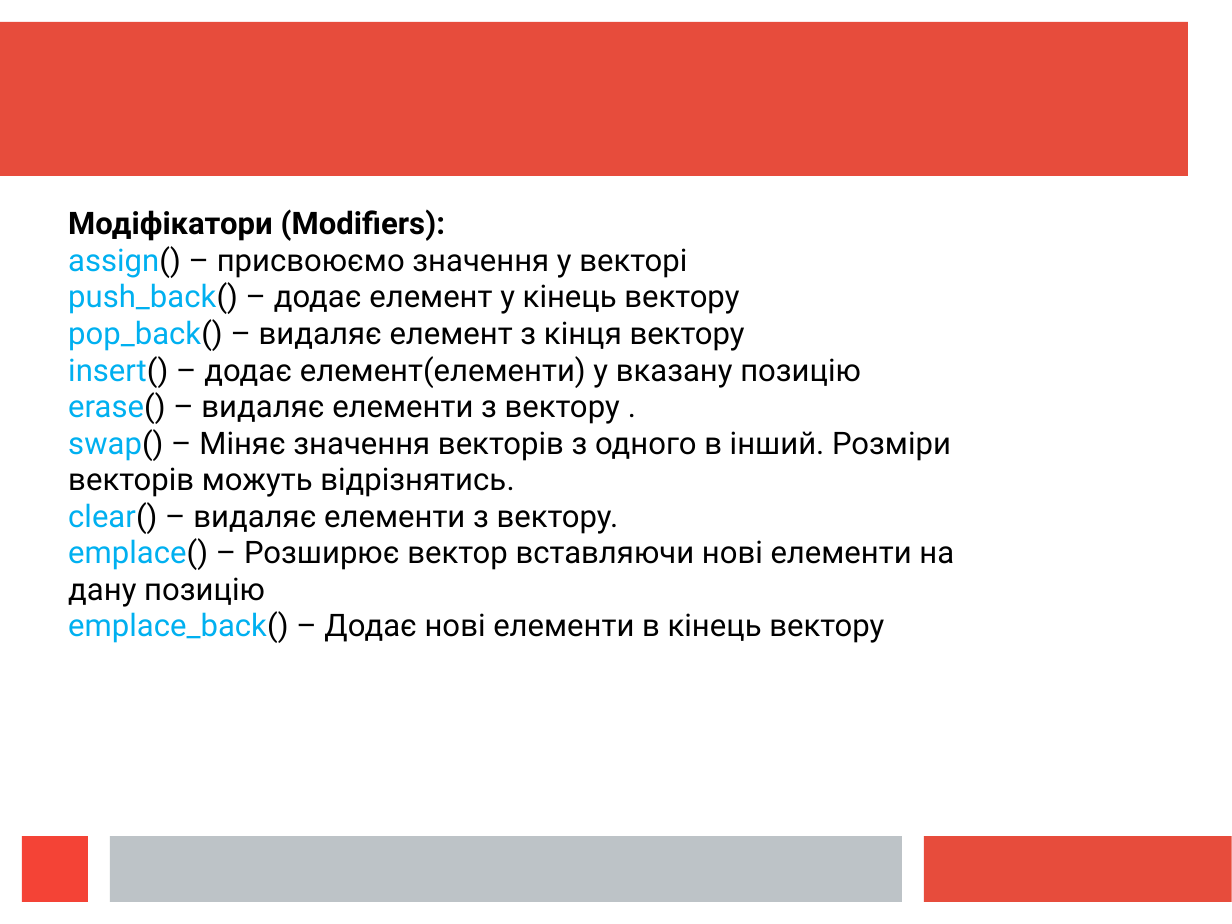
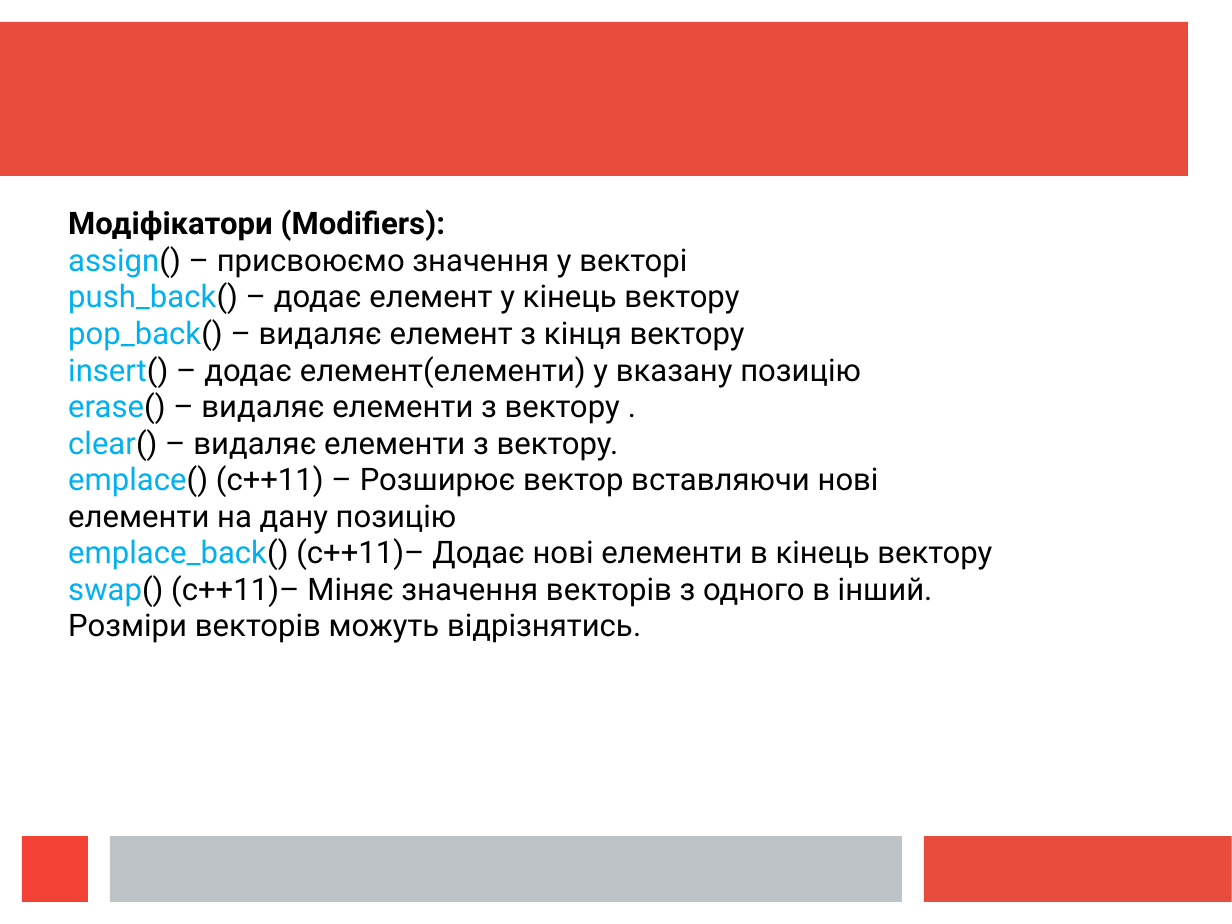
Before and after one commit to mecchmatProjects/CppCourse, a slide deck: slide 23 of Lect12/CppUkrTutor12_1.ppt (slide 25 before the commit). Drawn at 1232x924 pixels with LibreOffice and Linux fonts; fonts in the diff are those of the drawing. Boxes give left, top, right and bottom in pixels: in the first picture for what was removed or moved away, otherwise in the second. Text is boxed around its words. In the diff, an @@ line names an element or a change of style, - is before the commit and + after.

Commit message:
fix 1-2 presentations fol12

```diff
--- a/Lect12/CppUkrTutor12_1.ppt
+++ b/Lect12/CppUkrTutor12_1.ppt
@@ text in free at bbox=[68, 429, 951, 497]: paragraph removed @@
-swap() – Міняє значення векторів з одного в інший. Розміри векторів можуть відрізнятись.
@@ text in free at bbox=[68, 465, 992, 643]: text changed @@
-emplace() – Розширює вектор вставляючи нові елементи на дану позицію
-emplace_back() – Додає нові елементи в кінець вектору
+emplace() (с++11) – Розширює вектор вставляючи нові елементи на дану позицію
+emplace_back() (с++11)– Додає нові елементи в кінець вектору
+swap() (с++11)– Міняє значення векторів з одного в інший. Розміри векторів можуть відрізнятись.
```
Also in this commit, not shown: 2 other slides changed, 6 slides added, 2 slides removed, 1 other file.
